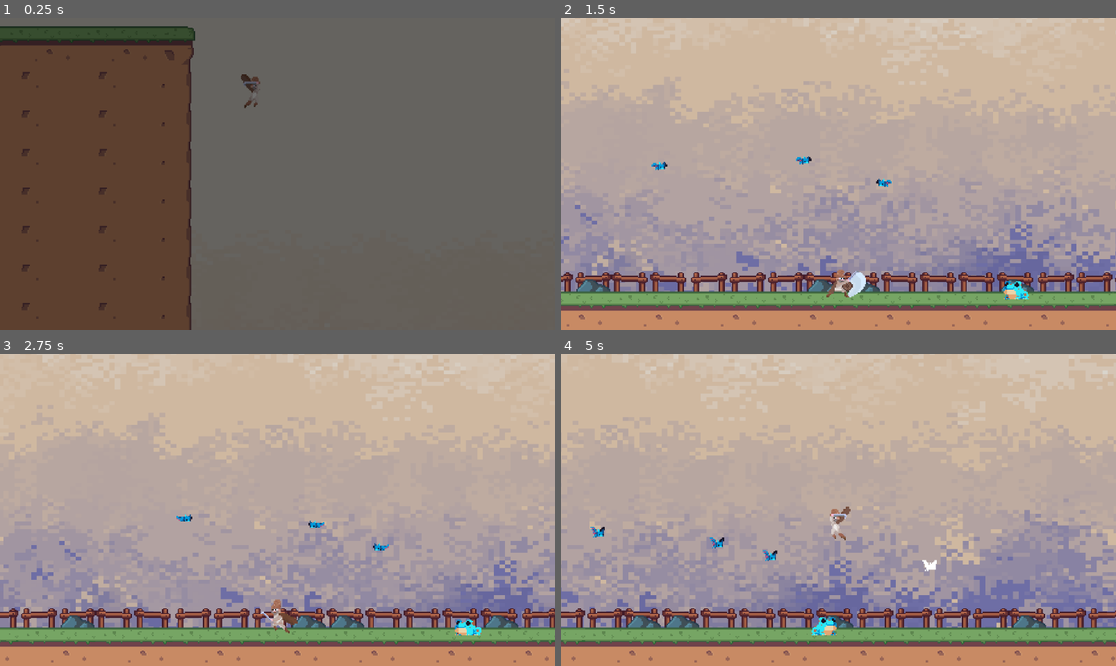
Above: before the commit, frames 1-4 (two rows, left to right).
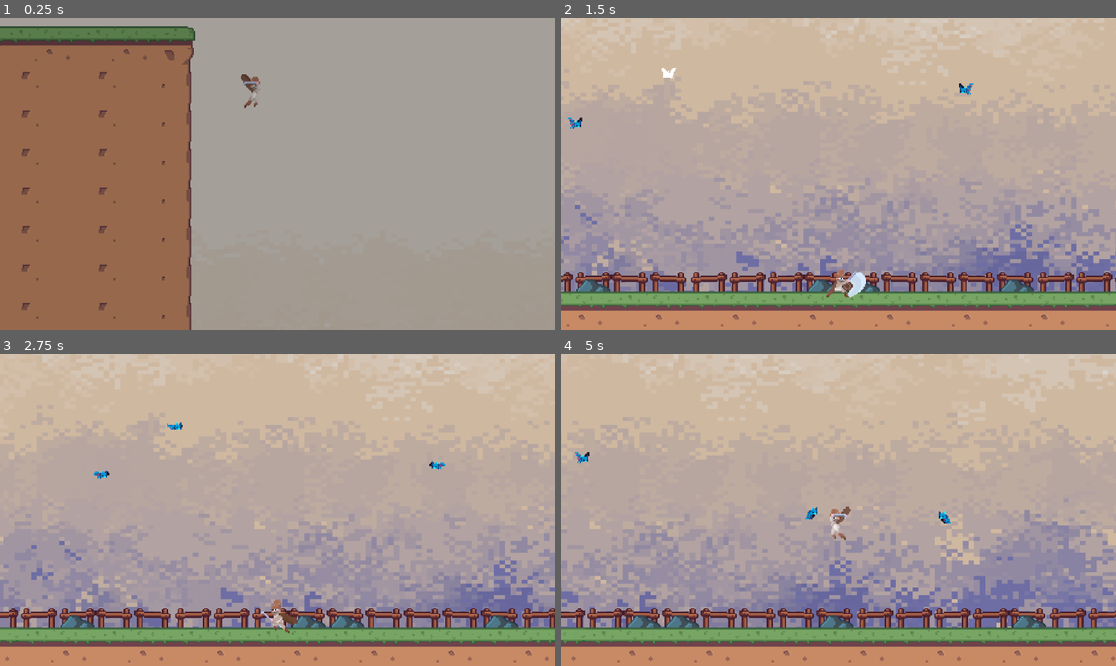
Above: after the commit, the same moments.

Repository: undeadskeleton/devworm_project
Game: Godot game, scene res://scene/stage_lvl.tscn
The game is run twice, just before and just after one commit, with the same random seed, the same clock (stepped at 60 frames per second) and the same inputs.
Inputs (mouse positions are in pixels of both pictures, inside the frame that each line leads up to):
- Up to frame 1 (0.25 s): no input
- Up to frame 2 (1.5 s): move the mouse to (960, 158) at 0.52 s; hold D (right) from 0.53 s (still down); click (960, 158) at 0.6 s; tap Space (jump) at 0.77 s; move the mouse to (727, 189) at 1.27 s; right-click (727, 189) at 1.35 s
- Up to frame 3 (2.75 s): tap Space (jump) at 1.52 s; move the mouse to (333, 441) at 2.02 s; release D (right) at 2.03 s; hold A (left) from 2.03 s (still down); click (333, 441) at 2.1 s
- Up to frame 4 (5 s): move the mouse to (810, 572) at 2.77 s; release A (left) at 2.78 s; hold D (right) 2.78-4.28 s; right-click (810, 572) at 2.85 s; tap Space (jump) at 3.02, 3.77, 4.52 s; move the mouse to (1005, 556) at 3.52 s; click (1005, 556) at 3.6 s; move the mouse to (672, 463) at 4.27 s; hold A (left) from 4.28 s (still down); right-click (672, 463) at 4.35 s

The runs differ from the first frame. In frame 1, 100% of the frame differs, in the area x 0-100%, y 0-100%; in frame 2, 0.5%; in frame 3, 0.5%; in frame 4, 0.6%.

Commit message:
finished enemy spawning
created bunch of function in stage_lvl script for spawning enemies

Diff:
--- a/scene/scene_transition_animation.tscn
+++ b/scene/scene_transition_animation.tscn
@@ -13,6 +13,21 @@
 "transitions": PackedFloat32Array(1),
 "update": 0,
 "values": [Color(0, 0, 0, 0)]
+}
+
+[sub_resource type="Animation" id="Animation_7ykqj"]
+resource_name = "between_wave_animation"
+tracks/0/type = "value"
+tracks/0/imported = false
+tracks/0/enabled = true
+tracks/0/path = NodePath("ColorRect:color")
+tracks/0/interp = 1
+tracks/0/loop_wrap = true
+tracks/0/keys = {
+"times": PackedFloat32Array(0, 0.5, 1),
+"transitions": PackedFloat32Array(1, 1, 1),
+"update": 0,
+"values": [Color(0, 0, 0, 0), Color(0, 0, 0, 0.529412), Color(0, 0, 0, 0)]
 }
 
 [sub_resource type="Animation" id="Animation_qf172"]
@@ -50,6 +65,7 @@
 [sub_resource type="AnimationLibrary" id="AnimationLibrary_iqnb1"]
 _data = {
 "RESET": SubResource("Animation_nh7ie"),
+"between_wave_animation": SubResource("Animation_7ykqj"),
 "fade_in": SubResource("Animation_qf172"),
 "fade_out": SubResource("Animation_n5w70")
 }
--- a/scene/stage_lvl.tscn
+++ b/scene/stage_lvl.tscn
@@ -49,6 +49,8 @@
 
 [node name="StageLvl" type="Node2D"]
 script = ExtResource("1_krtvl")
+bat_scene = ExtResource("5_86mxp")
+frog_scene = ExtResource("6_nhkly")
 
 [node name="Background" type="Sprite2D" parent="."]
 position = Vector2(808.5, 340)
@@ -78,9 +80,6 @@
 [node name="Player" parent="." instance=ExtResource("3_x5qve")]
 position = Vector2(239, 29)
 
-[node name="batEnemy" parent="." instance=ExtResource("5_86mxp")]
-position = Vector2(548, 464)
-
 [node name="batcollision" type="StaticBody2D" parent="."]
 collision_layer = 2
 collision_mask = 2
@@ -88,16 +87,22 @@
 [node name="CollisionPolygon2D" type="CollisionPolygon2D" parent="batcollision"]
 polygon = PackedVector2Array(-1, -2, 80, 2, 93, 44, 94, 532, 539, 532, 875, 529, 1502, 531, 1497, 345, 1496, 37, 1485, -3, 1097, -1, 607, 2, 344, 1, 94, -3, 79, -66, 1650, -67, 1657, 397, 1645, 612, 22, 620)
 
-[node name="batEnemy3" parent="." instance=ExtResource("5_86mxp")]
-position = Vector2(320, 456)
+[node name="scene_Transition_Animation" parent="." instance=ExtResource("6_q1sqt")]
 
-[node name="batEnemy2" parent="." instance=ExtResource("5_86mxp")]
-position = Vector2(783, 462)
+[node name="batRespawnNode" type="Marker2D" parent="."]
+position = Vector2(239, 404)
 
-[node name="batEnemy4" parent="." instance=ExtResource("5_86mxp")]
-position = Vector2(471, 442)
+[node name="batRespawnNode2" type="Marker2D" parent="."]
+position = Vector2(808, 396)
 
-[node name="toxicFrog" parent="." instance=ExtResource("6_nhkly")]
-position = Vector2(659, 498)
+[node name="batRespawnNode3" type="Marker2D" parent="."]
+position = Vector2(350, 401)
 
-[node name="scene_Transition_Animation" parent="." instance=ExtResource("6_q1sqt")]
+[node name="batRespawnNode4" type="Marker2D" parent="."]
+position = Vector2(607, 369)
+
+[node name="frogRespawnNode" type="Marker2D" parent="."]
+position = Vector2(762, 508)
+
+[node name="frogRespawnNode2" type="Marker2D" parent="."]
+position = Vector2(158, 500)
--- a/scene/toxic_frog.gd
+++ b/scene/toxic_frog.gd
@@ -26,7 +26,6 @@
 
 func _ready():
 	dead = false
-	is_chasing = true
 	is_taking_damage = false
 	is_roaming = false
 	print("enemy chase at ready is : ",is_chasing)
@@ -40,6 +39,11 @@
 	move(delta)
 	handle_animation()
 	move_and_slide()
+
+	if GlobalScript.playerAlive:
+		is_chasing = true
+	elif !GlobalScript.playerAlive:
+		is_chasing = false
 
 func move(delta):
 	player = GlobalScript.playerBody
@@ -110,10 +114,7 @@
 
 
 func _on_frog_damage_zone_area_entered(area):
-		while area == GlobalScript.playerHitBox:
+		if area == GlobalScript.playerHitBox:
 			is_attacking = true
 			await get_tree().create_timer(2.0).timeout
 			is_attacking = false
-			if area != GlobalScript.playerHitBox:
-				break
-			print(area)
--- a/scripts/global_script.gd
+++ b/scripts/global_script.gd
@@ -14,3 +14,6 @@
 
 var frogDamageZone : Area2D
 var frogDamage : int
+
+var currentWave : int
+var moving_to_next_wave : bool
--- a/scripts/stage_lvl.gd
+++ b/scripts/stage_lvl.gd
@@ -3,17 +3,92 @@
 @onready var sceneTransitionAnimation = $scene_Transition_Animation/AnimationPlayer
 @onready var player_camera = $Player/Camera2D
 
+
+var current_wave : int
+@export var bat_scene : PackedScene
+@export var frog_scene : PackedScene
+
+var starting_node : int
+var current_node : int
+var wave_spawn_ended
 # Called when the node enters the scene tree for the first time.
 func _ready():
 	sceneTransitionAnimation.get_parent().get_node("ColorRect").color.a = 255
 	sceneTransitionAnimation.play("fade_out")
 	player_camera.enabled = true
 	GlobalScript.playerWeaponEquiped = true
+	current_wave = 0
+	GlobalScript.currentWave = current_wave
+	starting_node = get_child_count()
+	current_node = get_child_count()
+	positon_to_next_wave()
 
+func positon_to_next_wave():
+	if current_node == starting_node:
+		if current_wave != 0:
+			GlobalScript.moving_to_next_wave = true
+		wave_spawn_ended = false
+		sceneTransitionAnimation.play("between_wave_animation")
+		current_wave += 1
+		GlobalScript.currentWave = current_wave
+		await get_tree().create_timer(0.5).timeout
+		prepare_spawn("bats",4.0,4.0)
+		prepare_spawn("frogs",1.5,2.0)
+		print(current_wave)
 
+func prepare_spawn(type ,multiplier,mob_spawn):
+	var mob_amount = float(current_wave) * multiplier
+	var mob_waitTime : float = 2.0
+	print("mob_amount : ", mob_amount)
+	var mob_spawn_rounds = mob_amount/mob_spawn
+	spawn_type(type,mob_spawn_rounds,mob_waitTime)
+
+func spawn_type(type,mob_spawn_rounds,mob_waitTime):
+	if type == "bats":
+		var bat_spawn1 = $batRespawnNode
+		var bat_spawn2 = $batRespawnNode2
+		var bat_spawn3 = $batRespawnNode3
+		var bat_spawn4 = $batRespawnNode4
+		if mob_spawn_rounds >=1:
+			for i in mob_spawn_rounds:
+				var bat1 = bat_scene.instantiate()
+				bat1.global_position = bat_spawn1.global_position
+				var bat2 = bat_scene.instantiate()
+				bat2.global_position = bat_spawn2.global_position
+				var bat3 =  bat_scene.instantiate()
+				bat3.global_position = bat_spawn3.global_position
+				var bat4 = bat_scene.instantiate()
+				bat4.global_position = bat_spawn4.global_position
+				add_child(bat1)
+				add_child(bat2)
+				add_child(bat3)
+				add_child(bat4)
+				mob_spawn_rounds -= 1
+				await get_tree().create_timer(mob_waitTime).timeout
+	elif type == "frogs":
+		var frog1_spawn = $frogRespawnNode
+		var frog2_spawn = $frogRespawnNode2
+		if mob_spawn_rounds >= 1:
+			for i in mob_spawn_rounds:
+				var frog1 = frog_scene.instantiate()
+				frog1.global_position = frog1_spawn.global_position
+				var frog2 = frog_scene.instantiate()
+				frog2.global_position = frog2_spawn.global_position
+				add_child(frog1)
+				add_child(frog2)
+				mob_spawn_rounds -=1
+				await get_tree().create_timer(mob_waitTime).timeout
+	wave_spawn_ended = true
 # Called every frame. 'delta' is the elapsed time since the previous frame.
 func _process(delta):
 	if !GlobalScript.playerAlive:
 		sceneTransitionAnimation.play("fade_in")
 		await get_tree().create_timer(0.5).timeout
 		get_tree().change_scene_to_file("res://scene/lobby_lvl.tscn")
+
+	current_node = get_child_count()
+	print("starting node : ",starting_node)
+	print("current node : ",current_node)
+
+	if wave_spawn_ended:
+			positon_to_next_wave()
Not shown: 1 places in scene/scene_transition_animation.tscn that only renumber resources
